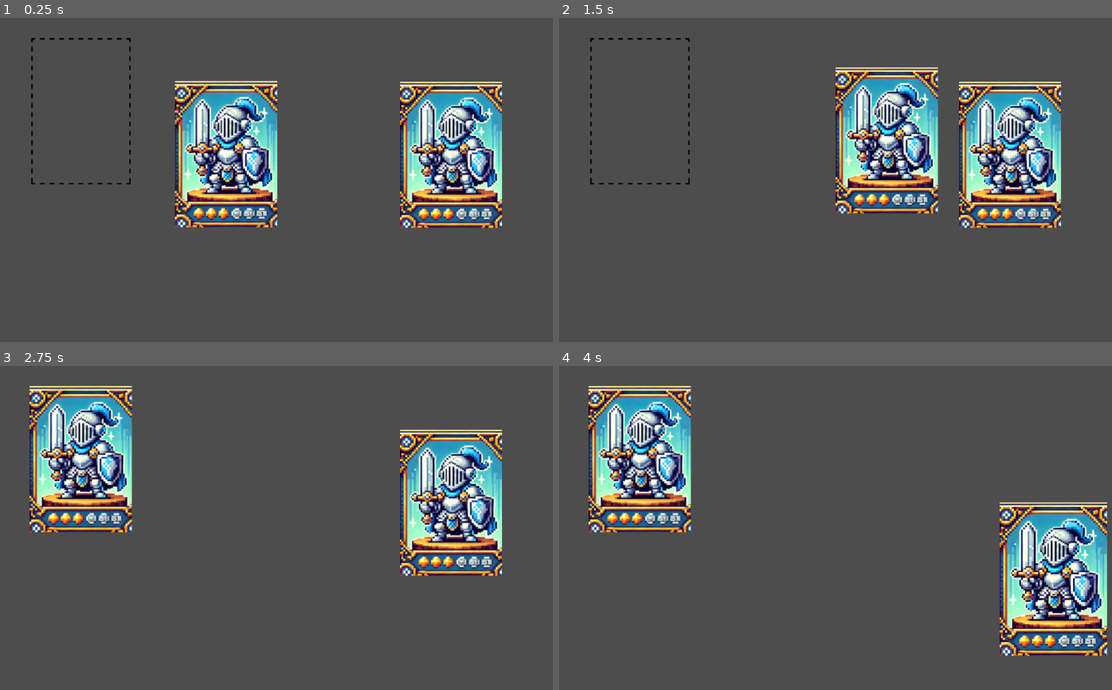
Above: before the commit, frames 1-4 (two rows, left to right).
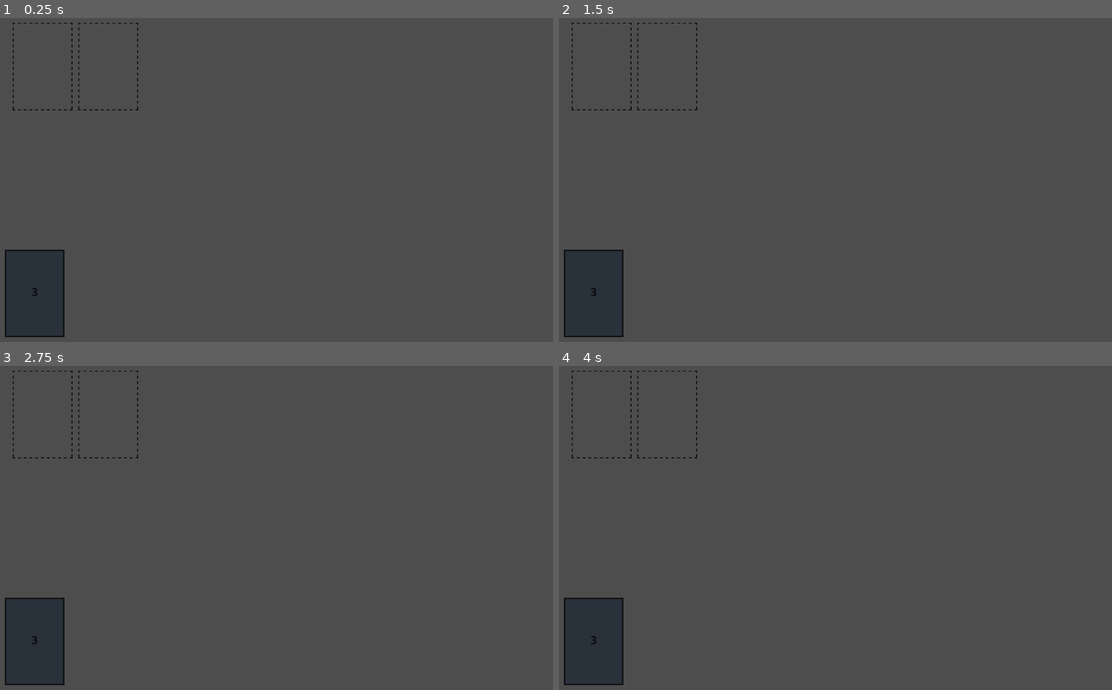
Above: after the commit, the same moments.

Repository: K-Road/Card-Game
Game: Godot game, scene res://Scenes/main.tscn
The game is run twice, just before and just after one commit, with the same random seed, the same clock (stepped at 60 frames per second) and the same inputs.
Inputs (mouse positions are in pixels of both pictures, inside the frame that each line leads up to):
- Up to frame 1 (0.25 s): no input
- Up to frame 2 (1.5 s): tap Enter at 0.5 s; drag from (785, 154) to (1012, 154) at 0.52 s; drag from (1012, 154) to (641, 111) at 1.27 s
- Up to frame 3 (2.75 s): tap Space at 2 s; move the mouse to (364, 447) at 2.02 s; click (364, 447) at 2.17 s
- Up to frame 4 (4 s): tap Enter at 2.75 s; drag from (829, 596) to (1012, 502) at 2.77 s; tap Space at 3.5 s; move the mouse to (1051, 579) at 3.52 s; click (1051, 579) at 3.67 s

The runs differ from the first frame. In frame 1, 20% of the frame differs, in the area x 0-91%, y 1-99%; in frame 2, 20%; in frame 3, 19%; in frame 4, 20%, in the area x 0-100%, y 1-99%.

Commit message:
added player hand and deck

Diff:
--- a/Scenes/card.tscn
+++ b/Scenes/card.tscn
@@ -7,6 +7,7 @@
 size = Vector2(186, 266)
 
 [node name="Card" type="Node2D"]
+position = Vector2(150, 890)
 script = ExtResource("1_xiia3")
 
 [node name="CardImage" type="Sprite2D" parent="."]
--- a/Scenes/main.tscn
+++ b/Scenes/main.tscn
@@ -1,19 +1,55 @@
-[gd_scene load_steps=4 format=3 uid="uid://sh6bimdsiq4n"]
+[gd_scene load_steps=8 format=3 uid="uid://sh6bimdsiq4n"]
 
 [ext_resource type="Script" path="res://Scripts/card_manager.gd" id="1_t6gh8"]
-[ext_resource type="PackedScene" uid="uid://djih8if3egxep" path="res://Scenes/card.tscn" id="2_5735l"]
 [ext_resource type="PackedScene" uid="uid://c6bphkxb7s6qc" path="res://Scenes/card_slot.tscn" id="3_kclhl"]
+[ext_resource type="Script" path="res://Scripts/player_hand.gd" id="3_pd0j5"]
+[ext_resource type="Texture2D" uid="uid://s2kg358omjkw" path="res://Assets/GameBoard/Deck.png" id="4_4n7rp"]
+[ext_resource type="Script" path="res://Scripts/deck.gd" id="4_72drn"]
+[ext_resource type="Script" path="res://Scripts/input_manager.gd" id="6_qbjuh"]
+
+[sub_resource type="RectangleShape2D" id="RectangleShape2D_p4fo3"]
+size = Vector2(180, 266)
 
 [node name="Main" type="Node2D"]
 
 [node name="CardManager" type="Node2D" parent="."]
 script = ExtResource("1_t6gh8")
 
-[node name="Card" parent="CardManager" instance=ExtResource("2_5735l")]
-position = Vector2(437, 282)
-
-[node name="Card2" parent="CardManager" instance=ExtResource("2_5735l")]
-position = Vector2(844, 283)
-
 [node name="CardSlot" parent="." instance=ExtResource("3_kclhl")]
 position = Vector2(174, 204)
+
+[node name="CardSlot2" parent="." instance=ExtResource("3_kclhl")]
+position = Vector2(372, 204)
+
+[node name="PlayerHand" type="Node2D" parent="."]
+script = ExtResource("3_pd0j5")
+
+[node name="Deck" type="Node2D" parent="."]
+z_index = -2
+position = Vector2(150, 890)
+script = ExtResource("4_72drn")
+
+[node name="Sprite2D" type="Sprite2D" parent="Deck"]
+z_index = -2
+texture = ExtResource("4_4n7rp")
+
+[node name="Area2D" type="Area2D" parent="Deck"]
+collision_layer = 4
+collision_mask = 4
+
+[node name="CollisionShape2D" type="CollisionShape2D" parent="Deck/Area2D"]
+z_index = -2
+shape = SubResource("RectangleShape2D_p4fo3")
+
+[node name="RichTextLabel" type="RichTextLabel" parent="Deck"]
+modulate = Color(0, 0, 0, 1)
+z_index = -2
+offset_left = -9.0
+offset_top = -28.0
+offset_right = 31.0
+offset_bottom = 12.0
+scale = Vector2(2, 2)
+text = "0"
+
+[node name="InputManager" type="Node2D" parent="."]
+script = ExtResource("6_qbjuh")
--- a/Scripts/card.gd
+++ b/Scripts/card.gd
@@ -2,6 +2,8 @@
 
 signal hovered
 signal hovered_off
+
+var position_in_hand
 
 # Called when the node enters the scene tree for the first time.
 func _ready() -> void:
--- a/Scripts/card_manager.gd
+++ b/Scripts/card_manager.gd
@@ -1,13 +1,18 @@
 extends Node2D
 const COLLISON_MASK_CARD = 1
 const COLLISON_MASK_CARD_SLOT = 2
+const DEFAULT_CARD_MOVE_SPEED = 0.1
 
 var card_being_dragged
 var screen_size
 var is_hovering_on_card
+var player_hand_reference
+
 
 func _ready() -> void:
 	screen_size = get_viewport_rect().size
+	player_hand_reference = $"../PlayerHand"
+	$"../InputManager".connect("left_mouse_button_released", on_left_click_released)
 
 func _process(delta: float) -> void:
 	if card_being_dragged:
@@ -17,18 +22,6 @@
 		card_being_dragged.position = Vector2(clamp(mouse_pos.x, 0, screen_size.x),clamp(mouse_pos.y,0,screen_size.y))
 
 
-func _input(event: InputEvent) -> void:
-	if event is InputEventMouseButton and event.button_index == MOUSE_BUTTON_LEFT:
-		if event.pressed:
-			print("Left Click")
-			var card = raycast_check_for_card()
-			if card:
-				start_drag(card)
-		else:
-			if card_being_dragged:
-				stop_drag()
-				print("Release Left")
-
 func start_drag(card):
 	card_being_dragged = card
 	card.scale = Vector2(1,1)
@@ -37,12 +30,19 @@
 	card_being_dragged.scale = Vector2(1.05,1.05)
 	var card_slot_found = raycast_check_for_card_slot()
 	if card_slot_found and not card_slot_found.card_in_slot:
+		player_hand_reference.remove_card_from_hand(card_being_dragged)
 		#card dropped in empty slot
 		card_being_dragged.position = card_slot_found.position
 		card_being_dragged.get_node("Area2D/CollisionShape2D").disabled = true
 		card_slot_found.card_in_slot = true
+	else:
+		player_hand_reference.add_card_to_hand(card_being_dragged, DEFAULT_CARD_MOVE_SPEED)
 	card_being_dragged = null
 
+func on_left_click_released():
+	print("Card manager Left released")
+	if card_being_dragged:
+		stop_drag()
 
 func connect_card_signals(card):
 	card.connect("hovered", on_hovered_card)
--- /dev/null
+++ b/Scripts/deck.gd
@@ -0,0 +1,27 @@
+extends Node2D
+
+@export var CARD_DRAW_SPEED = 0.5
+var player_deck = ["knight", "knight", "knight"]
+
+
+# Called when the node enters the scene tree for the first time.
+func _ready() -> void:
+	$RichTextLabel.text = str(player_deck.size())
+
+func draw_card():
+	var card_drawn = player_deck[0]
+	player_deck.erase(card_drawn)
+
+	if player_deck.size() == 0:
+		$Area2D/CollisionShape2D.disabled = true
+		$Sprite2D.visible = false
+		$RichTextLabel.visible = false
+
+	$RichTextLabel.text = str(player_deck.size())
+	print("DRAW CARD")
+	var card_scene = preload("res://Scenes/card.tscn")
+
+	var new_card = card_scene.instantiate()
+	$"../CardManager".add_child(new_card)
+	new_card.name = "Card"
+	$"../PlayerHand".add_card_to_hand(new_card, CARD_DRAW_SPEED)
--- /dev/null
+++ b/Scripts/input_manager.gd
@@ -0,0 +1,39 @@
+extends Node2D
+
+signal left_mouse_button_clicked
+signal left_mouse_button_released
+
+const COLLISON_MASK_CARD = 1
+const COLLISON_MASK_DECK = 4
+
+var card_manager_reference
+var deck_reference
+
+func _ready() -> void:
+	card_manager_reference = $"../CardManager"
+	deck_reference = $"../Deck"
+
+func _input(event: InputEvent) -> void:
+	if event is InputEventMouseButton and event.button_index == MOUSE_BUTTON_LEFT:
+		if event.pressed:
+			emit_signal("left_mouse_button_clicked")
+			raycast_at_cursor()
+		else:
+			emit_signal("left_mouse_button_released")
+
+
+func raycast_at_cursor():
+	var space_state = get_world_2d().direct_space_state
+	var parameters = PhysicsPointQueryParameters2D.new()
+	parameters.position = get_global_mouse_position()
+	parameters.collide_with_areas = true
+	#parameters.collision_mask = COLLISON_MASK_CARD
+	var result = space_state.intersect_point(parameters)
+	if result.size() > 0:
+		var result_collision_mask = result[0].collider.collision_mask
+		if result_collision_mask == COLLISON_MASK_CARD:
+			var card_found = result[0].collider.get_parent()
+			if card_found:
+				card_manager_reference.start_drag(card_found)
+		elif result_collision_mask == COLLISON_MASK_DECK:
+			deck_reference.draw_card()
--- /dev/null
+++ b/Scripts/player_hand.gd
@@ -0,0 +1,46 @@
+extends Node2D
+
+const CARD_WIDTH = 200
+const HAND_Y_POSITION = 890
+const DEFAULT_CARD_MOVE_SPEED = 0.1
+
+var player_hand = []
+var centre_screen_x
+
+# Called when the node enters the scene tree for the first time.
+func _ready() -> void:
+	centre_screen_x = get_viewport().size.x / 2
+
+
+
+func add_card_to_hand(card, speed):
+	if card not in player_hand:
+		player_hand.insert(0,card)
+		update_hand_position(speed)
+	else:
+		animate_card_to_position(card, card.position_in_hand, DEFAULT_CARD_MOVE_SPEED)
+
+func update_hand_position(speed):
+	for i in range(player_hand.size()):
+		var new_position = Vector2(calculate_card_position(i), HAND_Y_POSITION)
+		var card = player_hand[i]
+		card.position_in_hand = new_position
+		animate_card_to_position(card, new_position, speed)
+
+func remove_card_from_hand(card):
+	if card in player_hand:
+		player_hand.erase(card)
+		update_hand_position(DEFAULT_CARD_MOVE_SPEED)
+
+func calculate_card_position(index):
+	var total_width = (player_hand.size() -1) * CARD_WIDTH
+	var x_offset = centre_screen_x + index * CARD_WIDTH - total_width/2
+	return x_offset
+
+func animate_card_to_position(card, new_position,speed):
+	var tween = get_tree().create_tween()
+	tween.tween_property(card, "position", new_position, speed)
+
+# Called every frame. 'delta' is the elapsed time since the previous frame.
+func _process(delta: float) -> void:
+	pass
--- a/project.godot
+++ b/project.godot
@@ -14,3 +14,8 @@
 run/main_scene="res://Scenes/main.tscn"
 config/features=PackedStringArray("4.3", "Forward Plus")
 config/icon="res://icon.svg"
+
+[display]
+
+window/size/viewport_width=1920
+window/size/viewport_height=1080
Binary file added: Assets/GameBoard/Deck.png
Not shown, added: Assets/GameBoard/Deck.png.import
